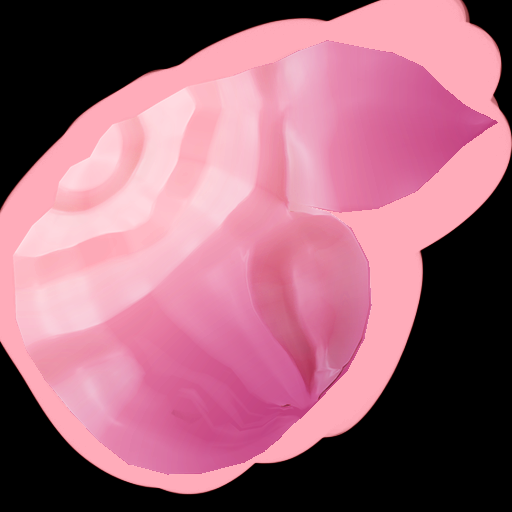
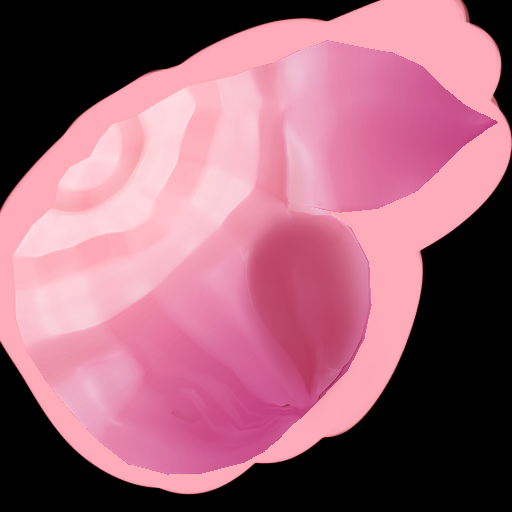
Revision of a layered 512×512 image; what changed, layer by layer:
added layer "Layer 2" above "Layer 1" over [234, 203, 378, 420]
